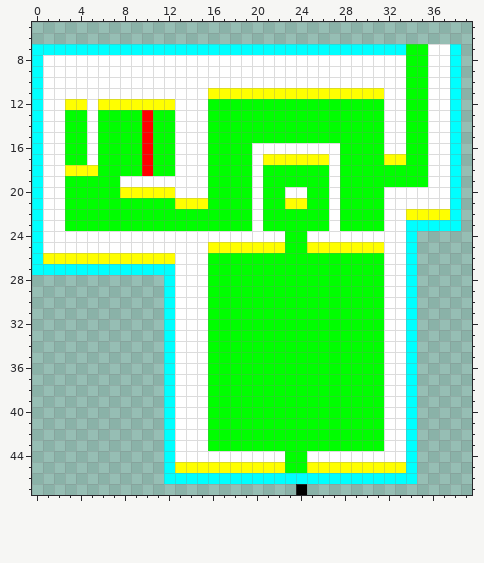
Two versions of one pixel-art file, RDEngineContent/Aseprite/Level2.aseprite. Above is the file before it was changed.
48x48 pixels, 1 frame. Shown: x 0..39, y 5..47.
And afterwards:
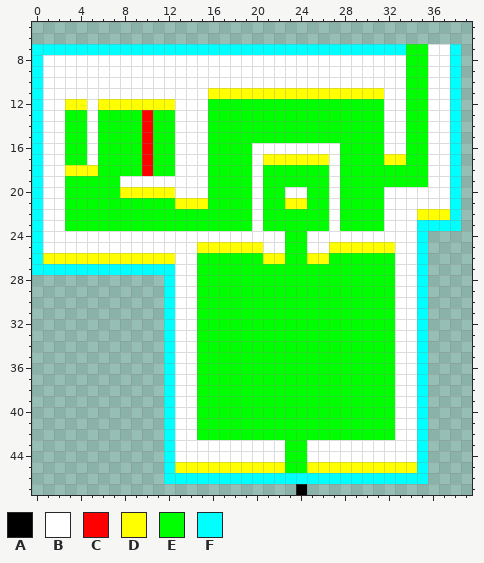
Palette (. is transparent): A #000000  B #ffffff  C #ff0000  D #ffff00  E #00ff00  F #00ffff
Diff:
--- layer "Layer"
@@ x 13..37 @@
 21 DDDEEEEBEEDDEEBEEEEBBBBBB
-22 EEEEEEEBEEEEEEBEEEEBBDDDD
-23 EEEEEEEBEEEEEEBEEEEBBFFFF
-24 BBBBBBBBBBEEBBBBBBBBBF...
-25 BBBDDDDDDDEEDDDDDDDBBF...
-26 BBBEEEEEEEEEEEEEEEEBBF...
-27 BBBEEEEEEEEEEEEEEEEBBF...
-28 BBBEEEEEEEEEEEEEEEEBBF...
-29 BBBEEEEEEEEEEEEEEEEBBF...
-30 BBBEEEEEEEEEEEEEEEEBBF...
-31 BBBEEEEEEEEEEEEEEEEBBF...
-32 BBBEEEEEEEEEEEEEEEEBBF...
-33 BBBEEEEEEEEEEEEEEEEBBF...
-34 BBBEEEEEEEEEEEEEEEEBBF...
-35 BBBEEEEEEEEEEEEEEEEBBF...
-36 BBBEEEEEEEEEEEEEEEEBBF...
-37 BBBEEEEEEEEEEEEEEEEBBF...
-38 BBBEEEEEEEEEEEEEEEEBBF...
-39 BBBEEEEEEEEEEEEEEEEBBF...
-40 BBBEEEEEEEEEEEEEEEEBBF...
-41 BBBEEEEEEEEEEEEEEEEBBF...
-42 BBBEEEEEEEEEEEEEEEEBBF...
-43 BBBEEEEEEEEEEEEEEEEBBF...
-44 BBBBBBBBBBEEBBBBBBBBBF...
-45 DDDDDDDDDDEEDDDDDDDDDF...
-46 FFFFFFFFFFFFFFFFFFFFFF...
+22 EEEEEEEBEEEEEEBEEEEBBBDDD
+23 EEEEEEEBEEEEEEBEEEEBBBFFF
+24 BBBBBBBBBBEEBBBBBBBBBBF..
+25 BBDDDDDDBBEEBBDDDDDDBBF..
+26 BBEEEEEEDDEEDDEEEEEEBBF..
+27 BBEEEEEEEEEEEEEEEEEEBBF..
+28 BBEEEEEEEEEEEEEEEEEEBBF..
+29 BBEEEEEEEEEEEEEEEEEEBBF..
+30 BBEEEEEEEEEEEEEEEEEEBBF..
+31 BBEEEEEEEEEEEEEEEEEEBBF..
+32 BBEEEEEEEEEEEEEEEEEEBBF..
+33 BBEEEEEEEEEEEEEEEEEEBBF..
+34 BBEEEEEEEEEEEEEEEEEEBBF..
+35 BBEEEEEEEEEEEEEEEEEEBBF..
+36 BBEEEEEEEEEEEEEEEEEEBBF..
+37 BBEEEEEEEEEEEEEEEEEEBBF..
+38 BBEEEEEEEEEEEEEEEEEEBBF..
+39 BBEEEEEEEEEEEEEEEEEEBBF..
+40 BBEEEEEEEEEEEEEEEEEEBBF..
+41 BBEEEEEEEEEEEEEEEEEEBBF..
+42 BBEEEEEEEEEEEEEEEEEEBBF..
+43 BBBBBBBBBBEEBBBBBBBBBBF..
+44 BBBBBBBBBBEEBBBBBBBBBBF..
+45 DDDDDDDDDDEEDDDDDDDDDDF..
+46 FFFFFFFFFFFFFFFFFFFFFFF..
 47 ...........A.............
Boxes around the changes in both pictures, in picture pixels (x1, y1, x2, y2):
changed: (197, 209, 428, 484)
